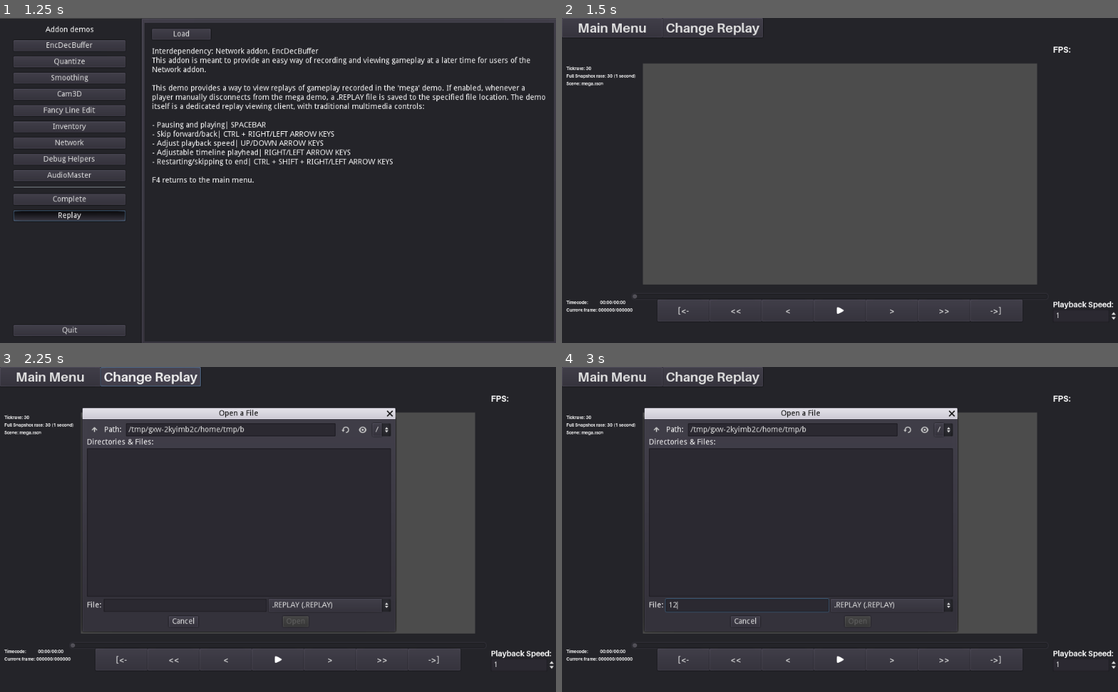
Above: before the commit, frames 1-4 (two rows, left to right).
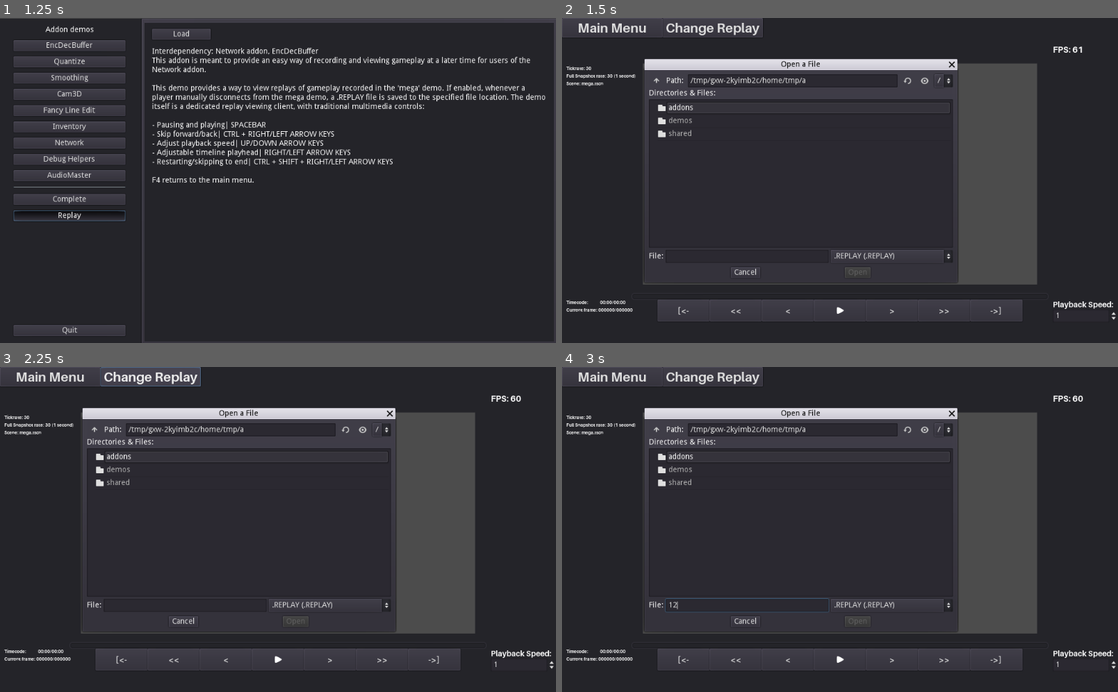
Above: after the commit, the same moments.

Repository: Kehom/GodotAddonPack
Game: Godot game, scene res://main.tscn
Same seed, same stepped clock (60 frames per second), same inputs: the game is played once before the commit and once after it. The engine's default icon, where the game draws it, is replaced by a stand-in: a white triangle on a blue panel in a dark square.
Inputs (mouse positions are in pixels of both pictures, inside the frame that each line leads up to):
- Up to frame 1 (1.25 s): click "Replay" at 0.5 s
- Up to frame 2 (1.5 s): click "Load" at 1.25 s
- Up to frame 3 (2.25 s): click "Change Replay" at 2 s
- Up to frame 4 (3 s): click (745, 604) at 2.77 s; type "12" at 2.85 s

Frame 1 is identical in both runs. In frame 2, 34% of the frame differs, in the area x 12-94%, y 8-87%; in frame 3, 0.2%; in frame 4, 0.2%.
Error before the commit: Trying to assign value of type 'HScrollBar' to a variable of type 'HSlider'. (res://demos/replays/replayviewer.gd:12)

Commit message:
more stuff
reading a serialized replay gets up to build_tracker after replayviewer.gd calls read_replay --> load_new_replay --> deserialize_history --> decode_delta

Diff:
--- a/demos/mega/megamain.gd
+++ b/demos/mega/megamain.gd
@@ -101,6 +101,8 @@
 		return
 	print("Recording replay of this session.")
 	_replay = Replay.new(replay_capture_rate,replay_full_capture_rate,"res://demos/mega/megamain.tscn")
+#	if !get_tree().has_network_peer():
+#		pass
 
 static func printsettingmsg(msg: String) -> void:
 	print('Cannot record replay! Cannot access %s setting'%[msg])
@@ -148,7 +150,7 @@
 		for pid in network.player_data.remote_player:
 			create_player_character(network.player_data.remote_player[pid])
 	if _replay:
-		_replay.add_snapshot(network.snapshot_data._history[-1])
+		call_deferred("add_most_recent_snapshot_to_replay")
 
 	# Owned custom property and own network ID
 	var owned_cprop: float = network.player_data.local_player.get_custom_property("testing_broadcast")
@@ -160,7 +162,8 @@
 		var cprop: float = network.player_data.remote_player[pid].get_custom_property("testing_broadcast")
 		OverlayDebugInfo.set_label("test_broad%s" % pid, "Custom Value (%s): %s" % [pid, cprop])
 
-
+func add_most_recent_snapshot_to_replay() -> void:
+	_replay.add_snapshot(network.snapshot_data._history[-1])
 
 # Provide means to get back to the main menu
 func _input(evt: InputEvent) -> void:
--- a/demos/replays/replayviewer.gd
+++ b/demos/replays/replayviewer.gd
@@ -9,7 +9,7 @@
 onready var files: FileDialog = $FileDialog
 onready var replayinfo: Label = $"Replay Info"
 onready var replaychanger: Button = $newreplay
-onready var timeline: HSlider = $VBoxContainer/Timeline
+onready var timeline: HScrollBar = $VBoxContainer/Timeline
 onready var playbackspeed: SpinBox = $TimeScale
 onready var viewport: Viewport = $CenterContainer/ViewportContainer/Viewport
 onready var timereadout: Label = $TimecodeInfo/TimeReadout/Readout
@@ -130,9 +130,9 @@
 func read_replay(filepath: String) -> void:
 	clear_replay()
 	if replay:
+		replay.load_replay(filepath)
+	else:
 		replay = load_new_replay(filepath)
-	else:
-		replay.load_replay(filepath)
 	change_playback_speed(playbackspeed.value)
 	setup_timeline()
 	tenseconds = replay._tickratre * 10
--- a/demos/replays/replayviewer.tscn
+++ b/demos/replays/replayviewer.tscn
@@ -93,6 +93,7 @@
 margin_top = 10.0
 margin_right = 768.0
 margin_bottom = 22.0
+max_value = 0.0
 rounded = true
 
 [node name="MediaControls" type="HBoxContainer" parent="VBoxContainer"]
@@ -358,7 +359,7 @@
 margin_right = 728.0
 margin_bottom = 488.0
 popup_exclusive = true
-window_title = "Select Replay"
+window_title = "Open a File"
 resizable = true
 mode = 0
 access = 2
--- a/project.godot
+++ b/project.godot
@@ -385,6 +385,8 @@
 [exploding_addons]
 
 replays/record_replays=true
+replays/capture_rate=60
+replays/full_snapshot_capture_rate=60
 
 [global]
 
